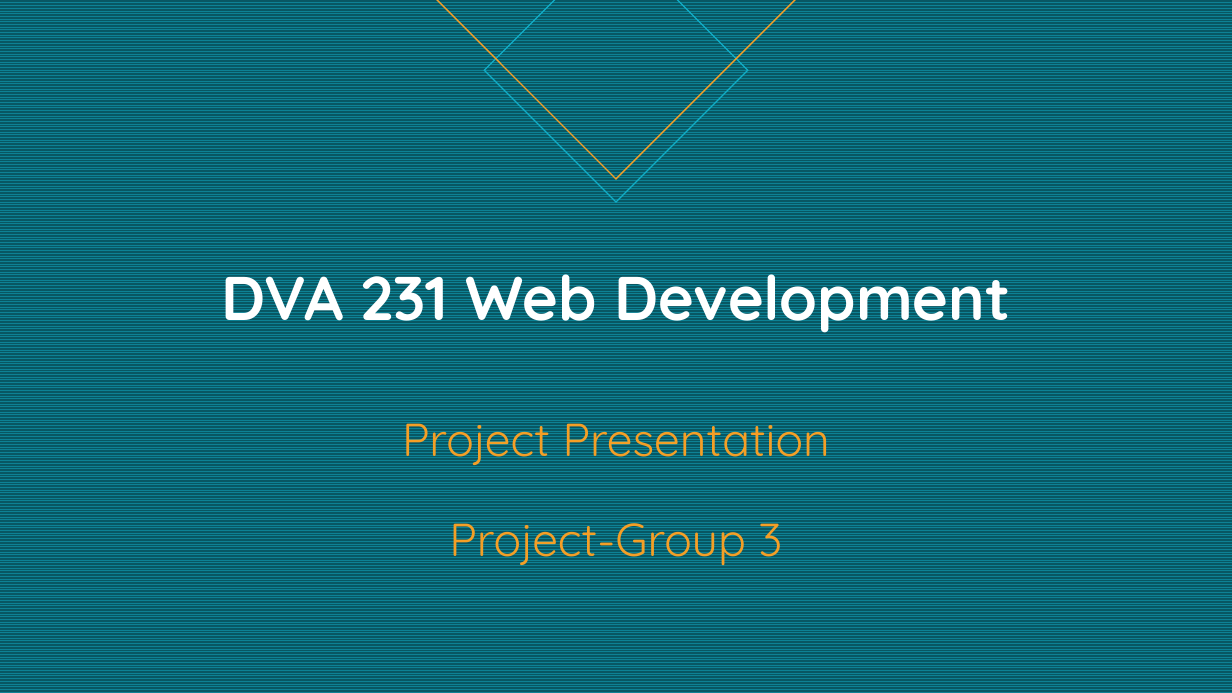
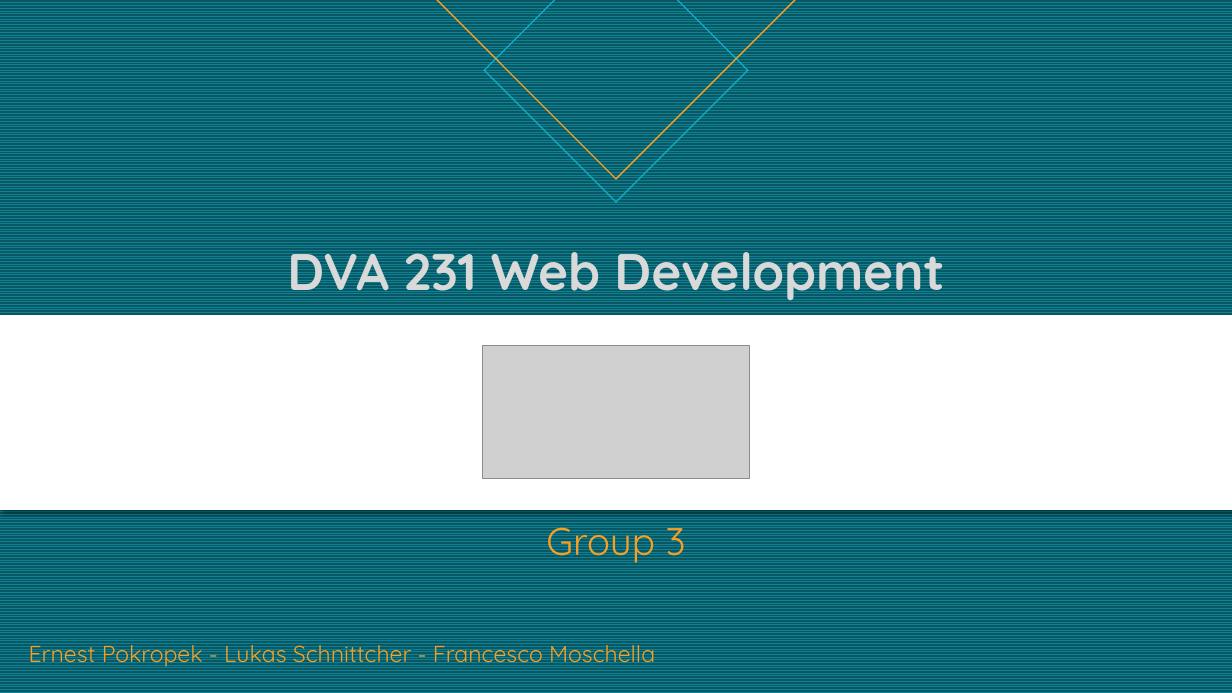
Before and after one commit to LukasSchnitt/DVA231-Project3, a slide deck: slide 1 of DVA231_Project_presentation.pptx. Drawn at 1232x693 pixels with LibreOffice and Linux fonts; fonts in the diff are those of the drawing; grey boxes stand for pictures. Boxes give left, top, right and bottom in pixels: in the first picture for what was removed or moved away, otherwise in the second. Text is boxed around its words. In the diff, an @@ line names an element or a change of style, - is before the commit and + after.

Commit message:
update presentation

```diff
--- a/DVA231_Project_presentation.pptx
+++ b/DVA231_Project_presentation.pptx
@@ title at [287, 238, 944, 566]: text changed; size 36 to 40 pt; text colour #F59F26 to #D9D9D9; bold on @@
-DVA 231 Web Development
-Project Presentation
-Project-Group 3
+DVA 231 Web Development
+Group 3
@@ rectangle added at [0, 315, 1232, 509], fill #FFFFFF, outline #FFFFFF 1 pt @@
@@ picture added at [482, 346, 750, 479] @@
@@ text added at [29, 640, 655, 668], 18 pt, text #F59F26 @@
+Ernest Pokropek - Lukas Schnittcher - Francesco Moschella
```
Also in this commit, not shown: 6 other slides changed, 1 other file.
